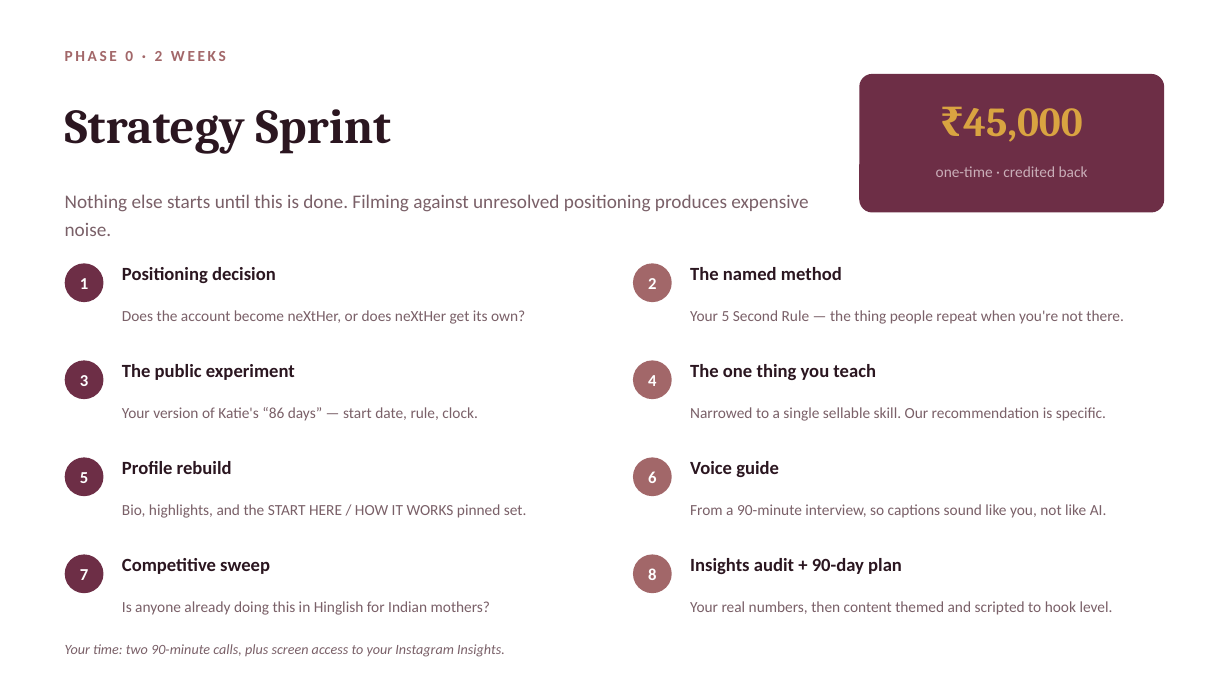
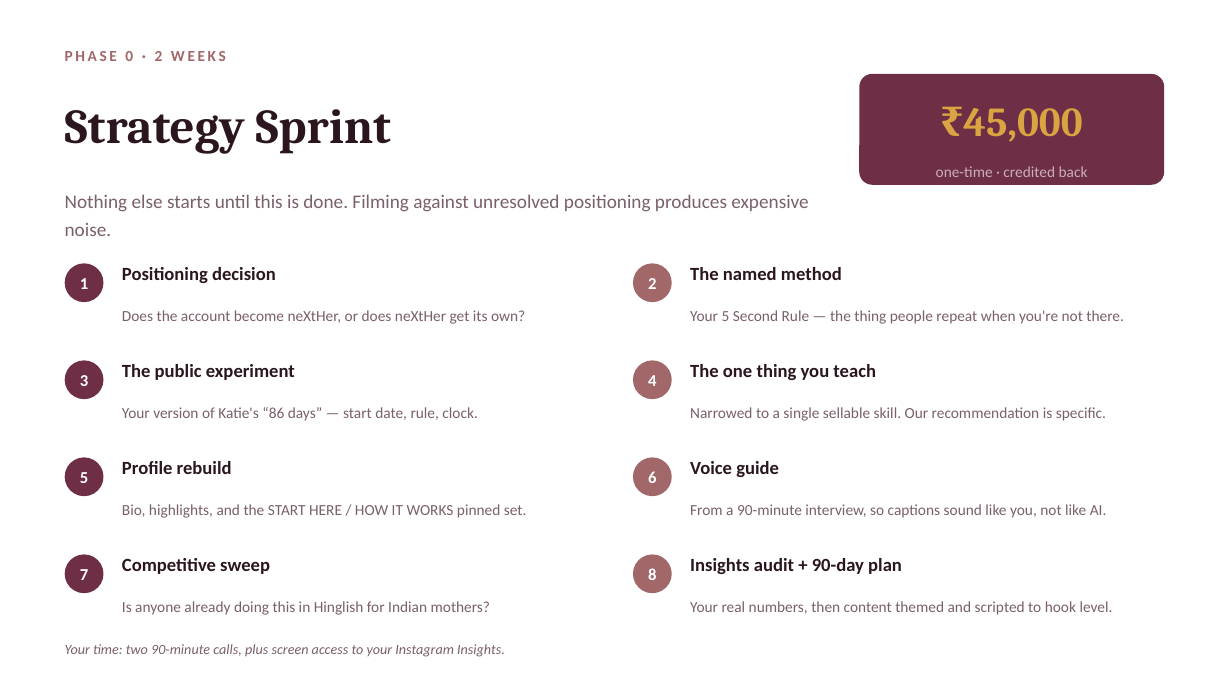
Before and after one commit to productionxin/Assets, a slide deck: slide 9 of clients/juhi-agarwal-nexther/neXtHer-Proposal.pptx. Drawn at 1232x693 pixels with LibreOffice and Linux fonts; fonts in the diff are those of the drawing. Boxes give left, top, right and bottom in pixels: in the first picture for what was removed or moved away, otherwise in the second. Text is boxed around its words. In the diff, an @@ line names an element or a change of style, - is before the commit and + after.

```diff
--- a/clients/juhi-agarwal-nexther/neXtHer-Proposal.pptx
+++ b/clients/juhi-agarwal-nexther/neXtHer-Proposal.pptx
@@ rounded rectangle resized from (x1=860, y1=74, x2=1165, y2=213) to (x1=860, y1=74, x2=1165, y2=185) @@
@@ rounded rectangle at (x1=860, y1=74, x2=1165, y2=185): proportions changed @@
```
Also in this commit, not shown: 4 other slides changed, 3 other files.
